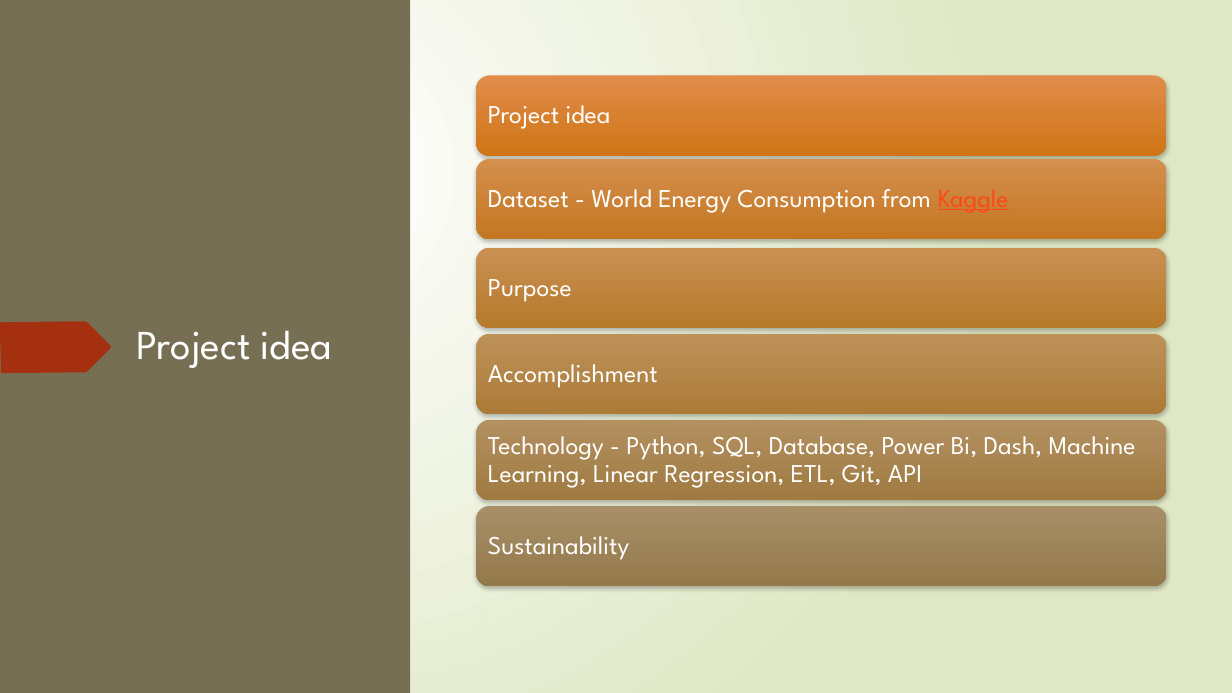
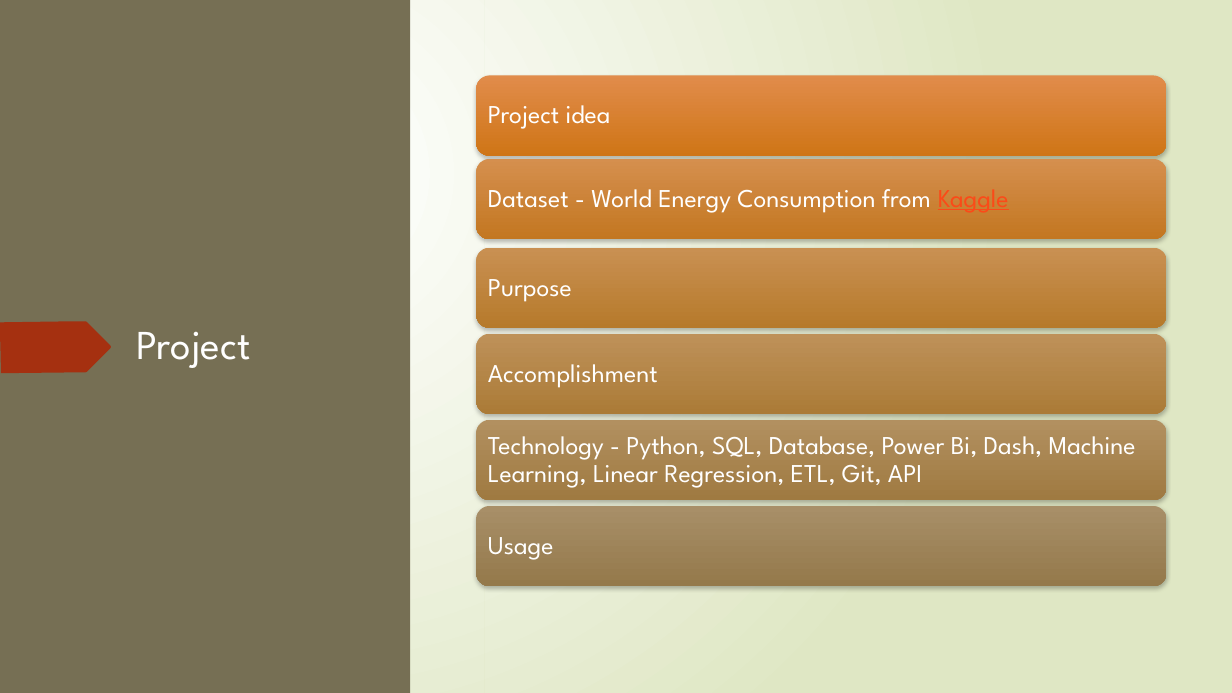
Before and after one commit to nscodechris/final_exam_aw_academy, a slide deck: slide 3 of Presentation1.pptx (slide 2 before the commit). Drawn at 1232x693 pixels with LibreOffice and Linux fonts; fonts in the diff are those of the drawing. Boxes give left, top, right and bottom in pixels: in the first picture for what was removed or moved away, otherwise in the second. Text is boxed around its words. In the diff, an @@ line names an element or a change of style, - is before the commit and + after.

Commit message:
updates

```diff
--- a/Presentation1.pptx
+++ b/Presentation1.pptx
@@ title at [137,332,251,368]: text changed @@
-Project idea
+Project
@@ text at [488,537,554,560]: text changed @@
-Sustainability
+Usage
```
Also in this commit, not shown: 1 other slide changed.
